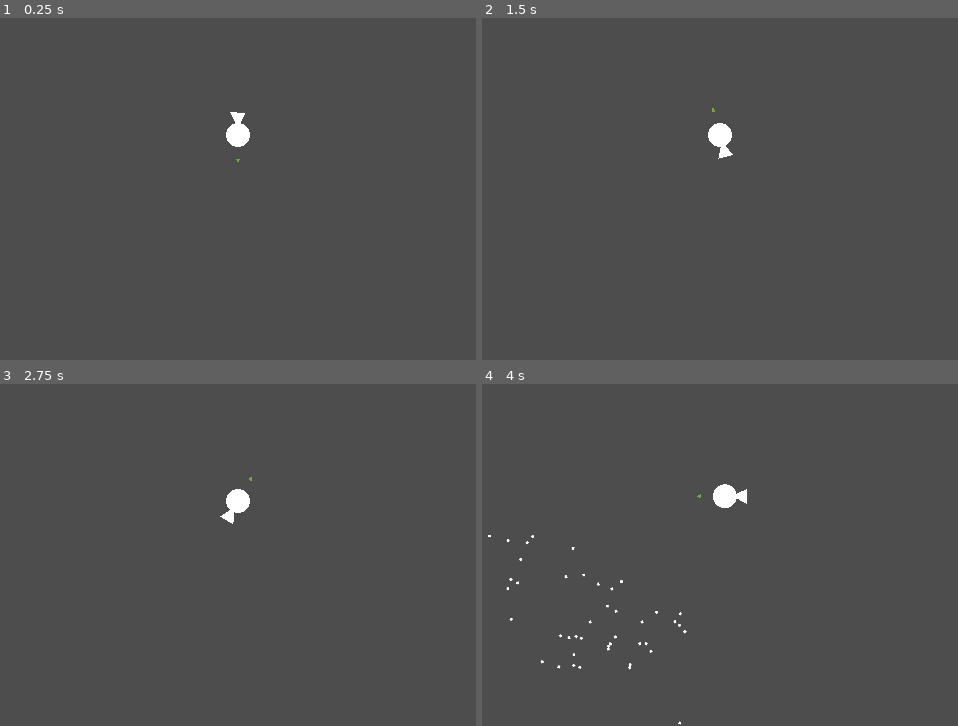
Above: before the commit, frames 1-4 (two rows, left to right).
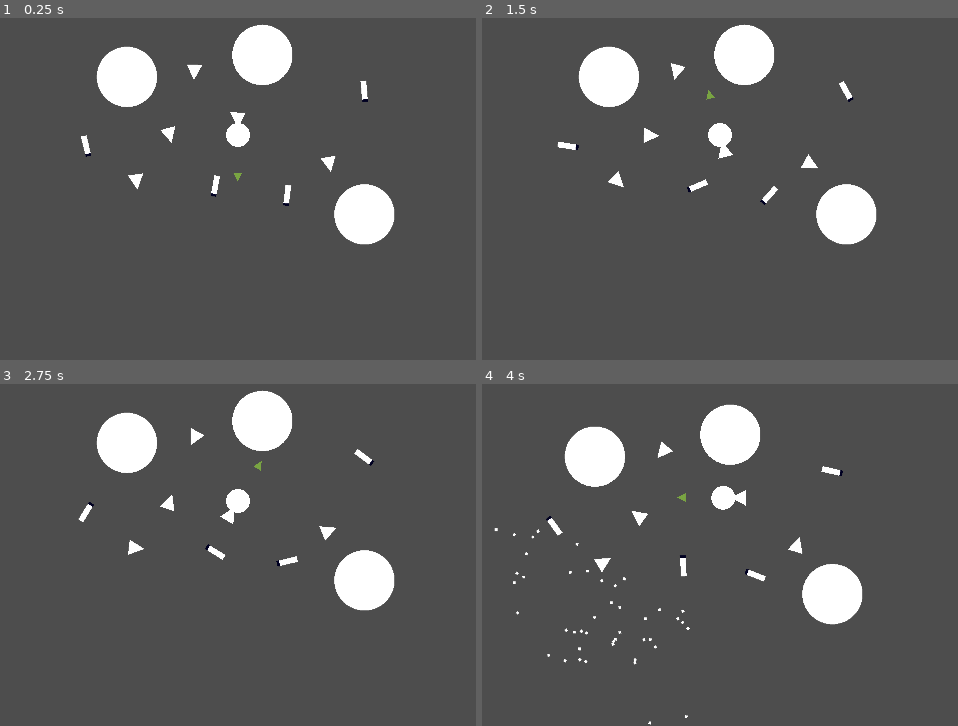
Above: after the commit, the same moments.

Repository: Leeway001Write/melonJam6
Game: Godot game, scene res://Levels/test-scene.tscn
Two runs of this game, one before a commit and one after it. Both use one fixed random seed, a clock stepped at 60 frames per second and the inputs below. This scene is started directly instead of the project's main scene.
Inputs:
- Up to frame 1 (0.25 s): no input
- Up to frame 2 (1.5 s): hold D (right) 0.53-1.28 s; hold Space (fire) 0.53-1.28 s; hold A (left) from 1.28 s (still down); tap Space (fire) at 1.35 s
- Up to frame 3 (2.75 s): release A (left) at 2.03 s; hold D (right) from 2.03 s (still down); hold Space (fire) from 2.03 s (still down)
- Up to frame 4 (4 s): release D (right) at 2.78 s; release Space (fire) at 2.78 s; hold W (forward) 2.78-3.53 s; tap Space (fire) at 2.85 s; hold A (left) from 3.53 s (still down); hold Space (fire) from 3.53 s (still down)

The runs differ from the first frame. In frame 1, 6.0% of the frame differs, in the area x 17-83%, y 1-67%; in frame 2, 6.0%; in frame 3, 6.0%; in frame 4, 6.5%, in the area x 1-81%, y 5-100%.

Commit message:
Made the arrow that indicates direction

Diff:
--- a/escape-from-greenland/Levels/test-scene.tscn
+++ b/escape-from-greenland/Levels/test-scene.tscn
@@ -1,7 +1,43 @@
-[gd_scene load_steps=2 format=3 uid="uid://run54ss7343y"]
+[gd_scene load_steps=5 format=3 uid="uid://run54ss7343y"]
 
 [ext_resource type="PackedScene" uid="uid://gjus2b6qt6k1" path="res://Prefabs/ship.tscn" id="1_v0bsi"]
+[ext_resource type="PackedScene" uid="uid://c5k803o78b381" path="res://Prefabs/asteroid.tscn" id="2_7asht"]
+[ext_resource type="PackedScene" uid="uid://6t48r1sfmkgl" path="res://Prefabs/booster.tscn" id="3_jln1v"]
+[ext_resource type="PackedScene" uid="uid://ccrjlto8qhso5" path="res://Prefabs/gun.tscn" id="4_4wndq"]
 
 [node name="TestScene" type="Node2D"]
 
 [node name="Ship" parent="." instance=ExtResource("1_v0bsi")]
+
+[node name="Asteroid" parent="." instance=ExtResource("2_7asht")]
+position = Vector2(-533, -279)
+
+[node name="Asteroid2" parent="." instance=ExtResource("2_7asht")]
+position = Vector2(607, 381)
+
+[node name="Asteroid3" parent="." instance=ExtResource("2_7asht")]
+position = Vector2(117, -384)
+
+[node name="Booster" parent="." instance=ExtResource("3_jln1v")]
+position = Vector2(-487, 226)
+
+[node name="Booster4" parent="." instance=ExtResource("3_jln1v")]
+position = Vector2(-328, 3)
+
+[node name="Booster2" parent="." instance=ExtResource("3_jln1v")]
+position = Vector2(-210, -300)
+
+[node name="Booster3" parent="." instance=ExtResource("3_jln1v")]
+position = Vector2(439, 142)
+
+[node name="Gun" parent="." instance=ExtResource("4_4wndq")]
+position = Vector2(-109, 245)
+
+[node name="Gun2" parent="." instance=ExtResource("4_4wndq")]
+position = Vector2(-729, 53)
+
+[node name="Gun3" parent="." instance=ExtResource("4_4wndq")]
+position = Vector2(606, -209)
+
+[node name="Gun4" parent="." instance=ExtResource("4_4wndq")]
+position = Vector2(236, 290)
--- a/escape-from-greenland/Prefabs/booster.tscn
+++ b/escape-from-greenland/Prefabs/booster.tscn
@@ -9,7 +9,7 @@
 
 [node name="Booster" type="CharacterBody2D"]
 script = ExtResource("1_6tacm")
-speed = 6.0
+speed = 2.0
 health = 3
 
 [node name="MeshInstance2D" type="MeshInstance2D" parent="."]
--- a/escape-from-greenland/Prefabs/ship.tscn
+++ b/escape-from-greenland/Prefabs/ship.tscn
@@ -156,8 +156,9 @@
 modulate = Color(0.47451, 0.643137, 0.258824, 1)
 
 [node name="ArrowSprite" type="MeshInstance2D" parent="Arrow"]
-position = Vector2(0, 126)
-scale = Vector2(21.6905, 21.6905)
+position = Vector2(202, 0)
+rotation = -1.57079
+scale = Vector2(42.2465, 42.2465)
 mesh = SubResource("PrismMesh_o8k4e")
 
 [connection signal="area_entered" from="Area2D" to="." method="_on_area_2d_area_entered"]
--- a/escape-from-greenland/Scripts/ship.gd
+++ b/escape-from-greenland/Scripts/ship.gd
@@ -8,13 +8,13 @@
 
 func _physics_process(delta: float) -> void:
 	move_vector = Vector2.ZERO # Reinitialize it
+	for booster:Booster in $Components/Boosters.get_children():
+		move_vector += booster.dir_vector * booster.speed
 	if Input.is_action_pressed('forward'):
-		for booster:Booster in $Components/Boosters.get_children():
-			move_vector += booster.dir_vector
-	velocity += move_vector
+		velocity += move_vector
 	velocity /= 1.01
 
-	$Arrow.rotation = atan2(move_vector.y, move_vector.x)
+	$Arrow.global_rotation = atan2(move_vector.y, move_vector.x)
 
 	#var dir = Vector2($ForwardPos.global_position - global_position).normalized()
 
